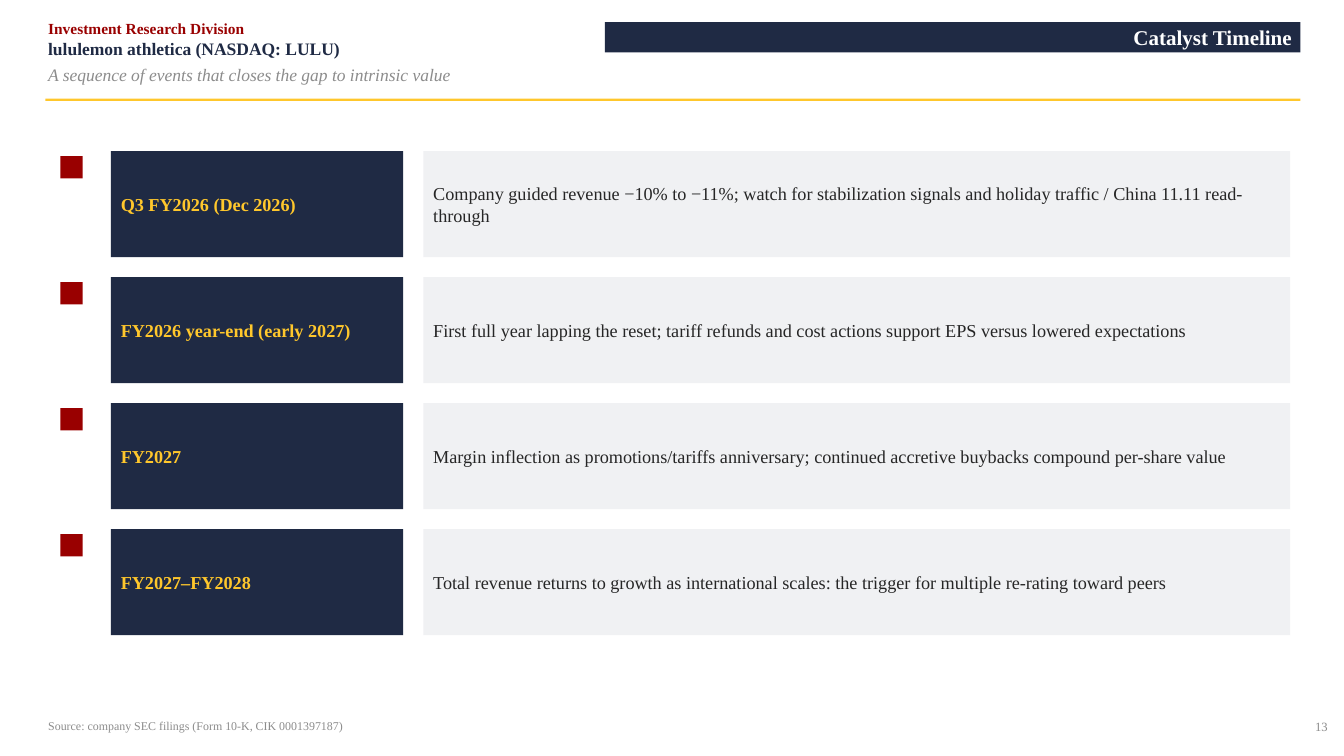
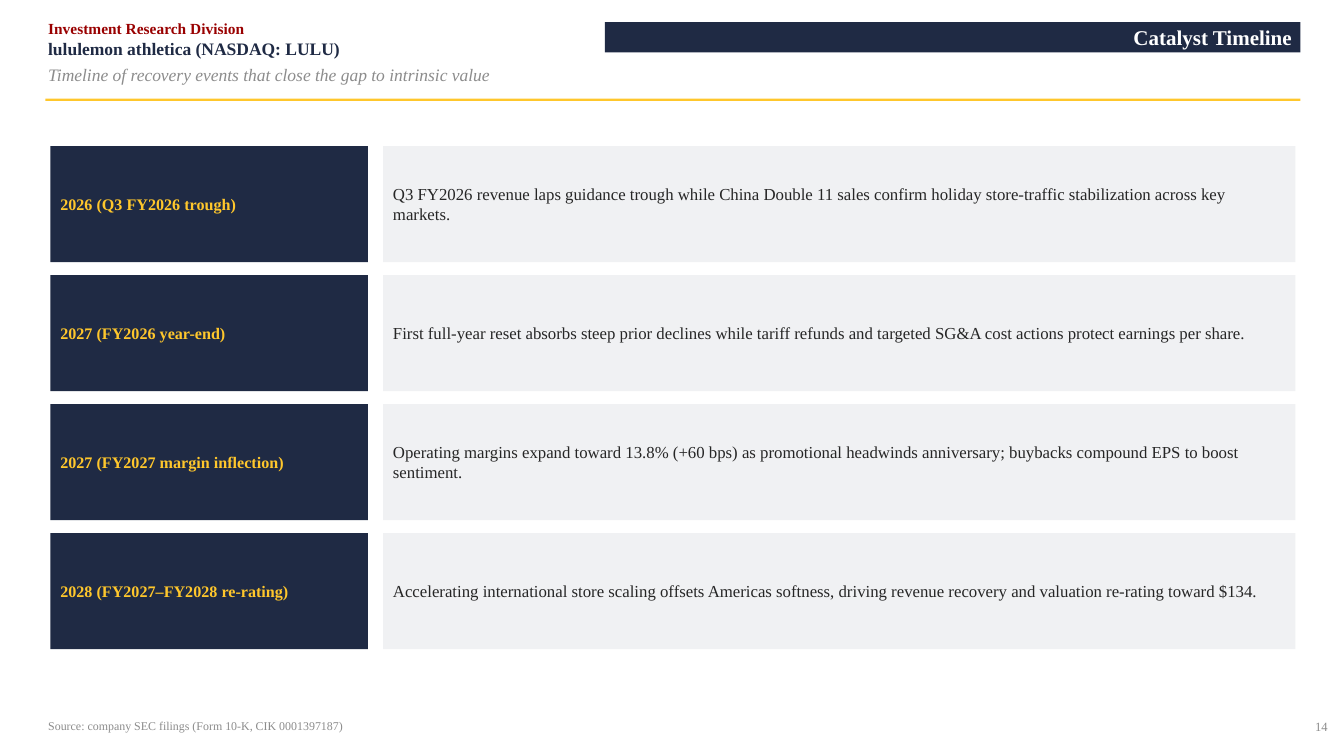
Before and after one commit to vengeanceaiUSC/RM, a slide deck: slide 15 of LULU/LULU_Investment_Pitch_Deck.pptx (slide 14 before the commit). Drawn at 1344x756 pixels with LibreOffice and Linux fonts; fonts in the diff are those of the drawing. Boxes give left, top, right and bottom in pixels: in the first picture for what was removed or moved away, otherwise in the second. Text is boxed around its words. In the diff, an @@ line names an element or a change of style, - is before the commit and + after.

```diff
--- a/LULU/LULU_Investment_Pitch_Deck.pptx
+++ b/LULU/LULU_Investment_Pitch_Deck.pptx
@@ text at box(48, 69, 490, 85): text changed @@
-A sequence of events that closes the gap to intrinsic value
+Timeline of recovery events that close the gap to intrinsic value
@@ rectangle "2026 (Q3 FY2026 trough)": place and size @@
-rectangle "2026 (Q3 FY2026 trough)" at box(111, 151, 403, 257)
+rectangle "2026 (Q3 FY2026 trough)" at box(50, 146, 368, 262)
@@ rectangle added at box(383, 146, 1296, 262), fill #F0F1F3, 12 pt, text #262626 @@
+Q3 FY2026 revenue laps guidance trough while China Double 11 sales confirm holiday store-traffic stabilization across key markets.
@@ rectangle removed at box(60, 156, 83, 178) @@
@@ rectangle removed at box(423, 151, 1291, 257) @@
-Company guided revenue −10% to −11%; watch for stabilization signals and holiday traffic / China 11.11 read-through
@@ text in rectangle at box(60, 198, 236, 214): text changed; size 13 to 11.5 pt @@
-Q3 FY2026 (Dec 2026)
+2026 (Q3 FY2026 trough)
@@ rectangle "2027 (FY2026 year-end)": place and size @@
-rectangle "2027 (FY2026 year-end)" at box(111, 277, 403, 383)
+rectangle "2027 (FY2026 year-end)" at box(50, 275, 368, 391)
@@ rectangle removed at box(60, 282, 83, 304) @@
@@ rectangle "First full-year reset absorbs steep ...": place and size @@
-rectangle "First full-year reset absorbs steep ..." at box(423, 277, 1291, 383)
+rectangle "First full-year reset absorbs steep ..." at box(383, 275, 1296, 391)
@@ text in rectangle at box(60, 327, 226, 343): text changed; size 13 to 11.5 pt @@
-FY2026 year-end (early 2027)
+2027 (FY2026 year-end)
@@ text in rectangle at box(393, 327, 1245, 343): text changed; size 13 to 12 pt @@
-First full year lapping the reset; tariff refunds and cost actions support EPS versus lowered expectations
+First full-year reset absorbs steep prior declines while tariff refunds and targeted SG&A cost actions protect earnings per share.
@@ rectangle "2027 (FY2027 margin inflection)": place and size @@
-rectangle "2027 (FY2027 margin inflection)" at box(111, 403, 403, 509)
+rectangle "2027 (FY2027 margin inflection)" at box(50, 404, 368, 520)
@@ rectangle removed at box(60, 408, 83, 431) @@
@@ rectangle "Operating margins expand toward 13.8% ...": place and size @@
-rectangle "Operating margins expand toward 13.8% ..." at box(423, 403, 1291, 509)
+rectangle "Operating margins expand toward 13.8% ..." at box(383, 404, 1296, 520)
@@ text in rectangle at box(393, 446, 1238, 478): text changed; size 13 to 12 pt @@
-Margin inflection as promotions/tariffs anniversary; continued accretive buybacks compound per-share value
+Operating margins expand toward 13.8% (+60 bps) as promotional headwinds anniversary; buybacks compound EPS to boost sentiment.
@@ text in rectangle at box(60, 456, 284, 472): text changed; size 13 to 11.5 pt @@
-FY2027
+2027 (FY2027 margin inflection)
@@ rectangle "2028 (FY2027–FY2028 re-rating)": place and size @@
-rectangle "2028 (FY2027–FY2028 re-rating)" at box(111, 529, 403, 635)
+rectangle "2028 (FY2027–FY2028 re-rating)" at box(50, 533, 368, 649)
@@ rectangle removed at box(60, 534, 83, 557) @@
@@ rectangle "Accelerating international store scaling offsets ...": place and size @@
-rectangle "Accelerating international store scaling offsets ..." at box(423, 529, 1291, 635)
+rectangle "Accelerating international store scaling offsets ..." at box(383, 533, 1296, 649)
@@ text in rectangle at box(60, 586, 289, 601): text changed; size 13 to 11.5 pt @@
-FY2027–FY2028
+2028 (FY2027–FY2028 re-rating)
@@ text in rectangle at box(393, 585, 1257, 601): text changed; size 13 to 12 pt @@
-Total revenue returns to growth as international scales: the trigger for multiple re-rating toward peers
+Accelerating international store scaling offsets Americas softness, driving revenue recovery and valuation re-rating toward $134.
@@ text at box(1315, 723, 1328, 731): text changed @@
-13
+14
```
Also in this commit, not shown: 10 other slides changed, 12 slides added, 11 slides removed, 2 other files.
